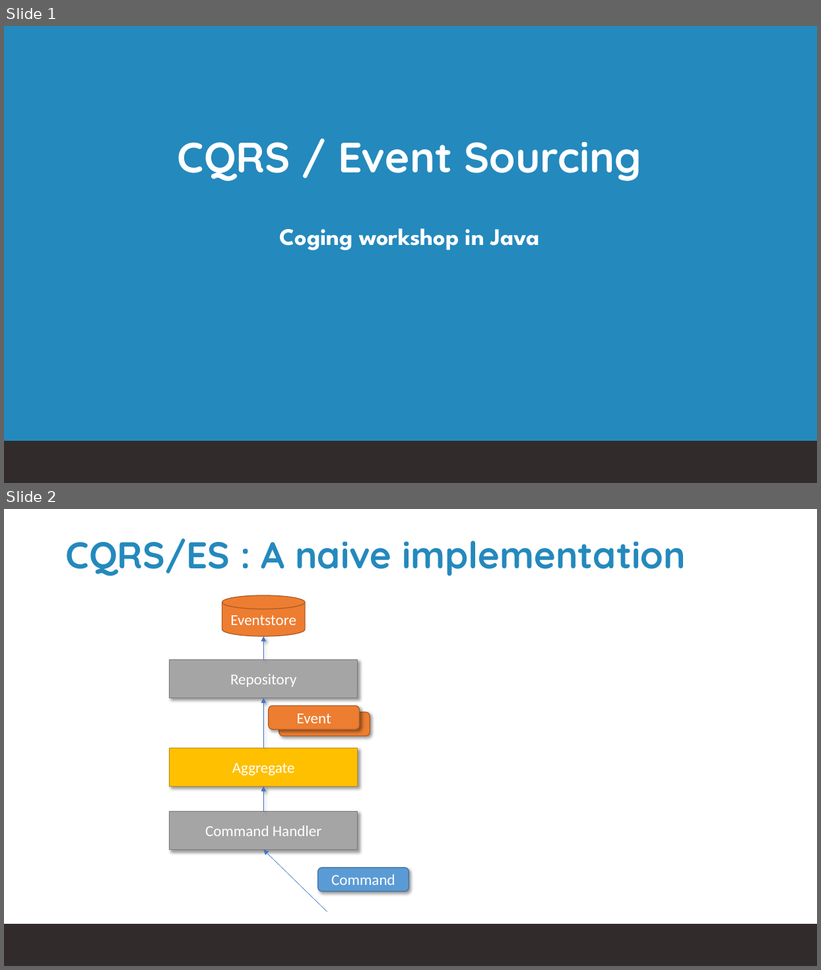
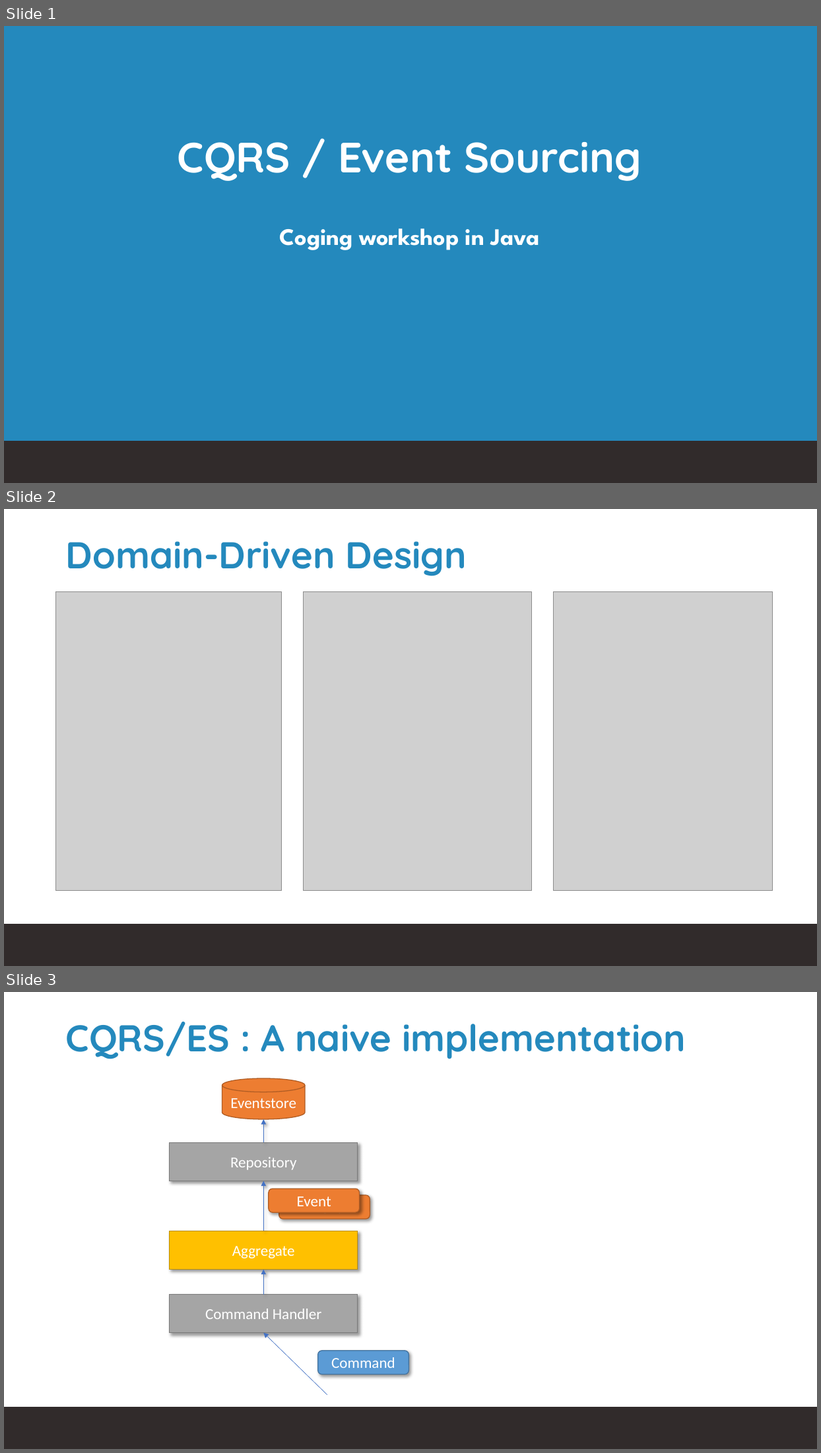
Before and after one commit to agilepartner/cqrs-es-workshop-java, a slide deck: CQRS-Workshop.pptx. Shown one above the other, each under a label of ours: slides 1 and 2 before the commit, slides 1, 2 and 3 after it. The pictures are 821x970 and 821x1453 pixels, drawn with LibreOffice and Linux fonts; fonts in the diff are those of the drawing; grey boxes stand for pictures; background and template pictures are left out. Boxes give left, top, right and bottom in pixels: in the first picture for what was removed or moved away, otherwise in the second. Text is boxed around its words. In the diff, an @@ line names an element or a change of style, - is before the commit and + after.

```diff
--- a/CQRS-Workshop.pptx
+++ b/CQRS-Workshop.pptx
@@ slide 2 added at [4,509,817,966], background #FFFFFF; not listed: 1 template element that a slide beside it also shows @@
@@ title added at [66,541,467,576], 44 pt, text #2489BD, bold @@
+Domain-Driven Design
@@ picture added at [56,592,282,891] @@
@@ picture added at [303,592,531,891] @@
@@ picture added at [554,592,773,891] @@
@@ what was slide 2 is now slide 3 @@
```
Also in this commit, not shown: 1 slide changed, 4 other slides added.
